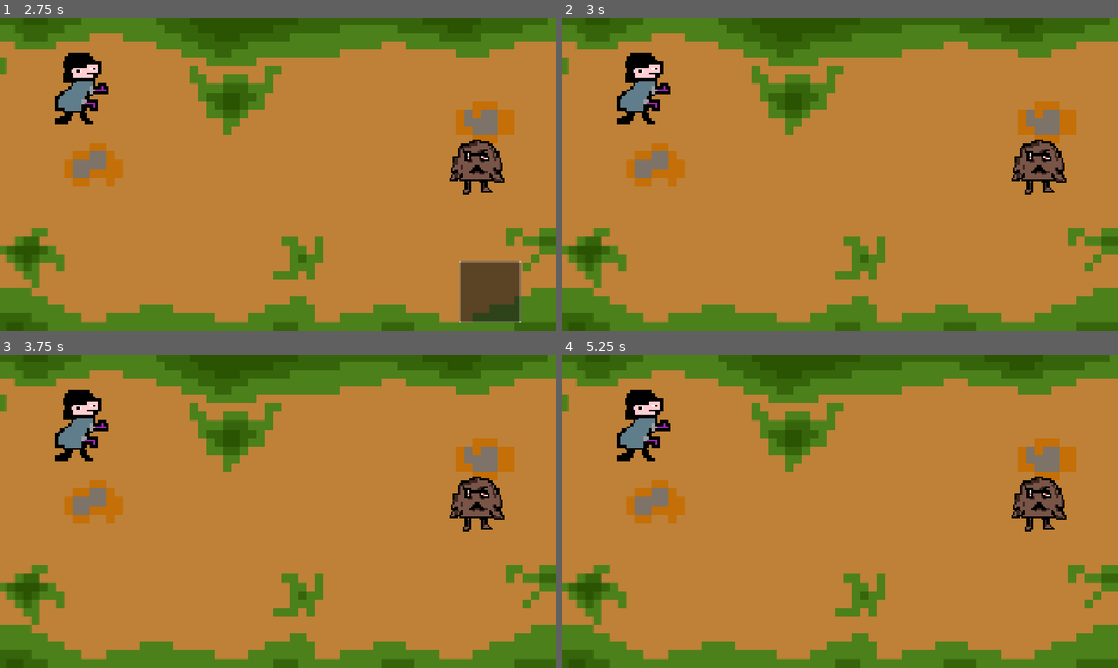
Above: before the commit, frames 1-4 (two rows, left to right).
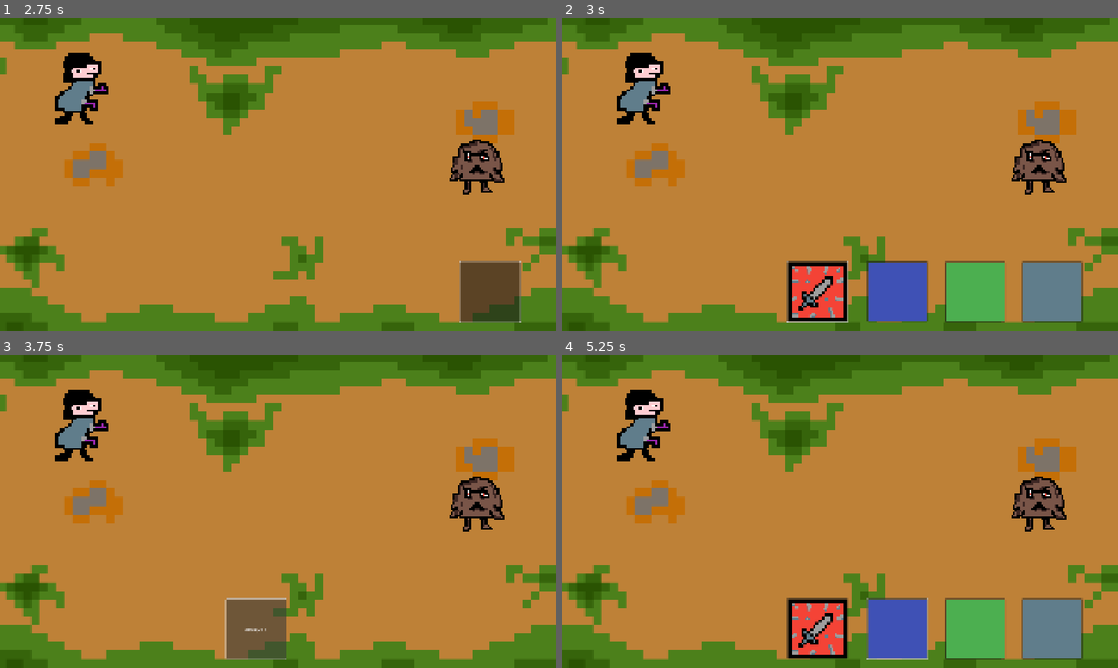
Above: after the commit, the same moments.

Repository: Poridaby/Pori-The-Game
Game: Godot game, scene res://scenes/décor_explo/Inser_ellenon.tscn
Two runs of this game, one before a commit and one after it. Both use one fixed random seed, a clock stepped at 60 frames per second and the inputs below. The engine's default icon, where the game draws it, is replaced by a stand-in: a white triangle on a blue panel in a dark square.
Inputs (mouse positions are in pixels of both pictures, inside the frame that each line leads up to):
- Up to frame 1 (2.75 s): tap Enter at 0.5 s; hold D (move_right) 0.53-1.28 s; tap Space (interact) at 0.6, 1.35 s; hold S (move_down) 1.28-2 s; click "attaque 1" at 2 s
- Up to frame 2 (3 s): click (1051, 293) at 2.75 s
- Up to frame 3 (3.75 s): click (255, 627) at 3.52 s
- Up to frame 4 (5.25 s): tap Space (interact) at 4.25, 4.35 s; hold D (move_right) 4.28-5 s; click (895, 627) at 5.02 s

Frame 1 is identical in both runs. In frame 2, 8.7% of the frame differs, in the area x 40-94%, y 77-98%; in frame 3, 2.2%; in frame 4, 8.7%.

Commit message:
systeme de combat fonctionnel

Diff:
--- a/pori-the-game/script/combat_script/combat.gd
+++ b/pori-the-game/script/combat_script/combat.gd
@@ -14,6 +14,7 @@
 var enemy_attack: Attack
 
 func start_battle():
+	# Ajoute les combattants dans une liste et choisi qui attaque au début du combat en fonction de la stat de vitesse
 	participants.append($EnemySprite)
 
 	var player_sprite = $player.get_children()
@@ -21,20 +22,21 @@
 		participants.append(player)
 
 	if tonar_stats.spd > enemy_stats.spd:
-		turn_player()
+		current_index = 1
+		next_turn()
 	elif tonar_stats.spd < enemy_stats.spd:
-		turn_enemy()
+		current_index = 0
+		next_turn()
 	else:
-		var turns = [
-			Callable(self, "turn_player"),
-			Callable(self, "turn_enemy")
-		]
-		turns.pick_random().call()
+		current_index = randi_range(0, 1)
+		next_turn()
 
 func turn_player():
 	# Rend visible l'HUD et lance la fonction de sélection d'action
 	hud.visible = true
-	sub.visible = false
+	sub.visible = true
+	$submenu/attack_1.visible = false
+	$submenu/pass.visible = false
 	hud.select_action_player()
 
 func turn_enemy():
@@ -94,15 +96,28 @@
 		print("Ah bah oui ça fait bobo ", tonar_stats.pv)
 
 func _on_action_finished():
+	# Fait subir les dégats au joueur et change de tour
 	damage_to_player()
 	next_turn()
 
 func next_turn():
-	print("prochain tour")
+	# Permet de savoir à qui est le tour en assignant le numéro de l'index à un combattant
+	if current_index >= participants.size():
+		current_index = 0 # recommence le tour
+	var actor = participants[current_index]
+	current_index += 1
+	take_turn(actor)
+
+func take_turn(actor):
+	# Donne le tour au combattant séléctionné
+	if actor == $EnemySprite:
+		turn_enemy()
+	else:
+		turn_player()
 
 func end_or_not():
+	# Vérifie si c'est la fin du combat ou pas
 	if enemy_stats.pv <= 0:
 		get_tree().change_scene_to_file("res://scenes/décor_explo/Inser_ellenon.tscn")
 	else:
-		$submenu/pass.visible = false
-		turn_enemy()
+		next_turn()
--- a/pori-the-game/script/combat_script/controle.gd
+++ b/pori-the-game/script/combat_script/controle.gd
@@ -8,8 +8,8 @@
 
 func _on_attack_pressed():
 	hud_node.hud.visible = false
-	hud_node.sub.visible = true
-	$"../submenu/pass".visible = false
+	$"../submenu".visible = true
+	$"../submenu/attack_1".visible = true
 	$"../submenu/attack_1".grab_focus()
 
 func _on_attack_1_pressed():
